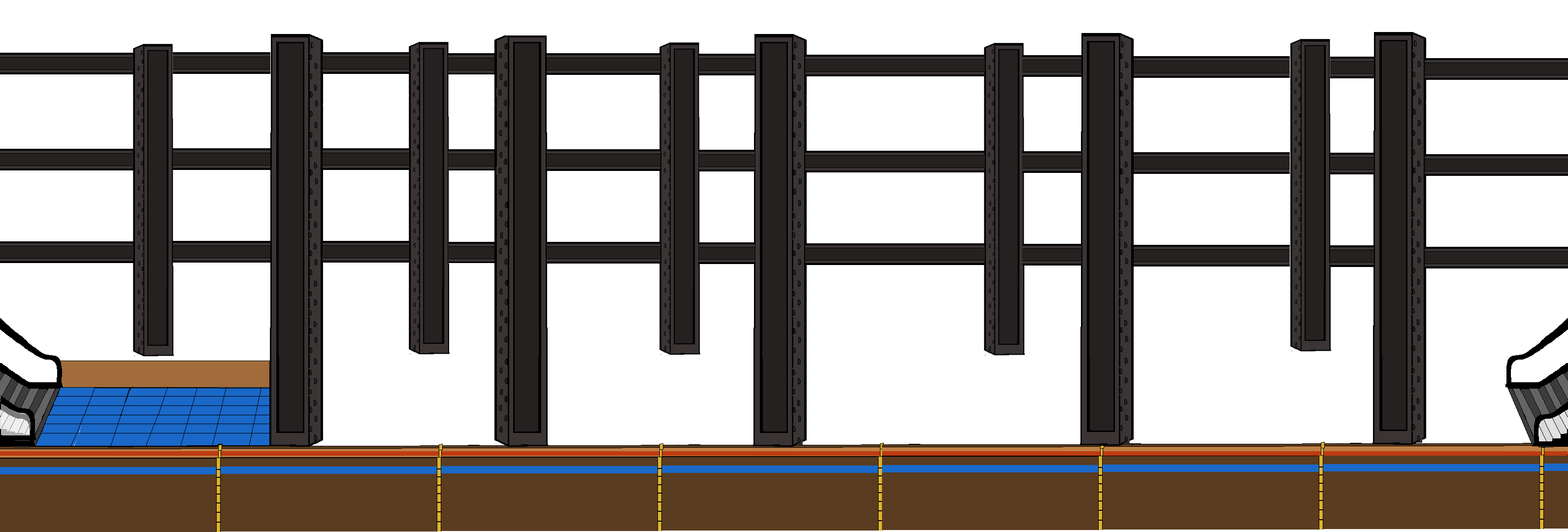
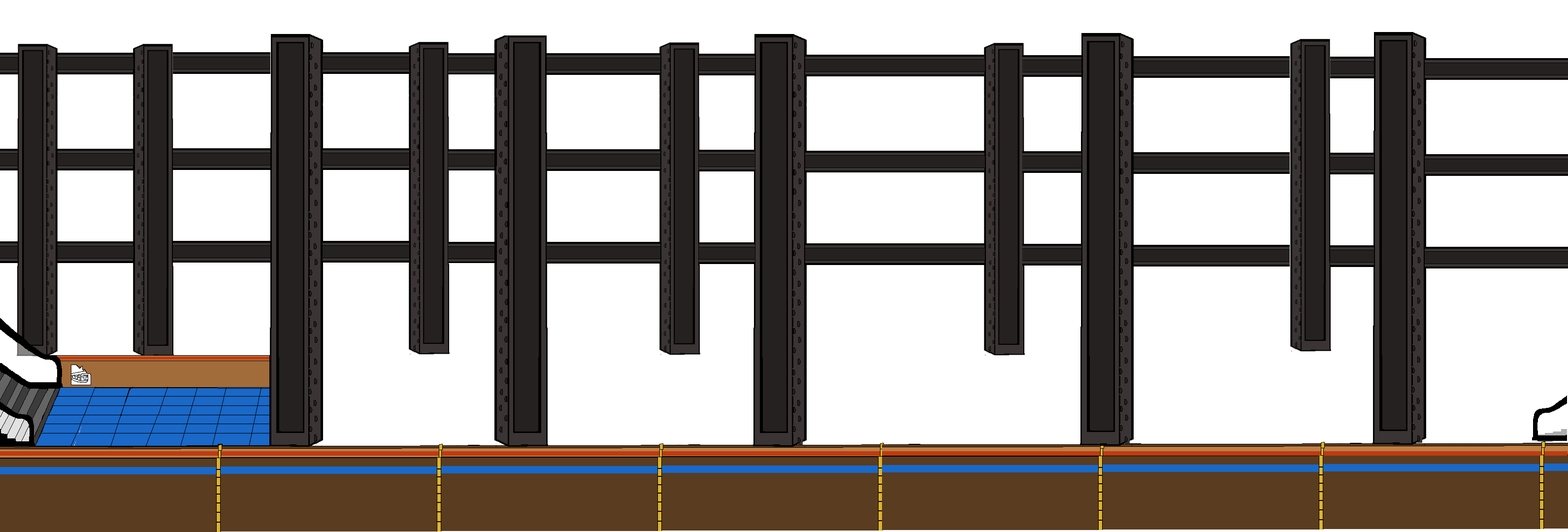
Comparing the layer stacks of the two 1568x532 images. Changes:
moved "subWayDoor copy" above "backgroundPost copy #4" over (0, 318, 1568, 448)
added group "backgroundPost copy #4" with 1 layers above "SubwayArt" over (16, 43, 59, 357)
added layer "backgroundPost #6" in group "backgroundPost copy #4" over (16, 43, 59, 357)
added layer "SubwayArt" above "subwayFlooring" over (70, 364, 92, 386)
painted on "subwayFlooringBackground" over (52, 355, 270, 361)
hid group "subWayDoor copy #1" (2 layers) over (0, 318, 1568, 448)
